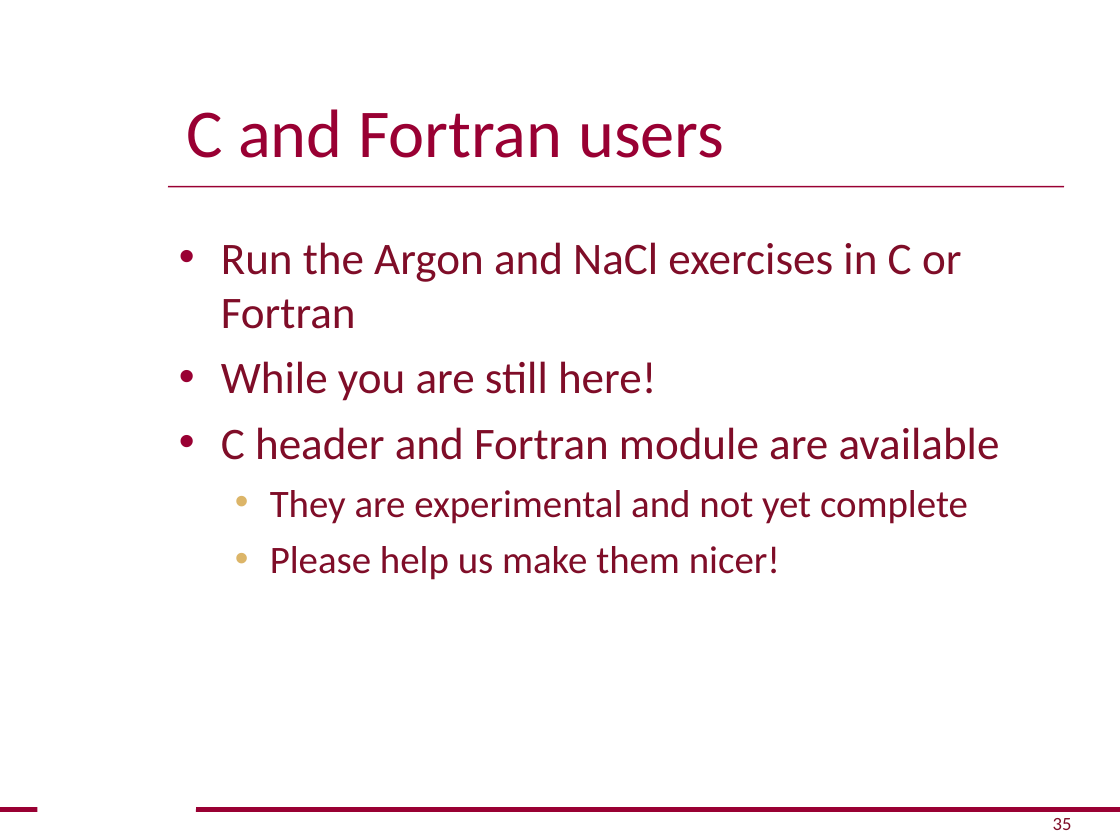
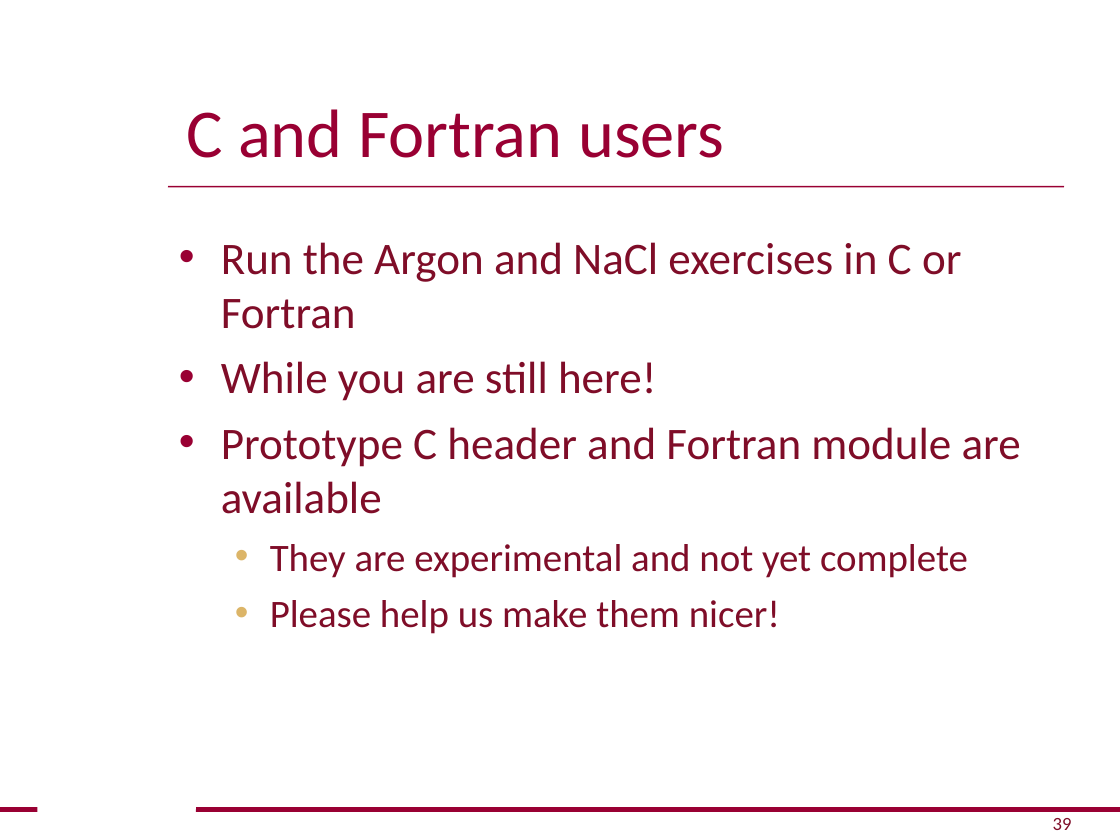
Before and after one commit to openmm/openmm, a slide deck: slide 39 of examples/HelloOpenMM.ppt (slide 35 before the commit). Drawn at 1120x840 pixels with LibreOffice and Linux fonts; fonts in the diff are those of the drawing; background and template pictures are left out. Boxes give left, top, right and bottom in pixels: in the first picture for what was removed or moved away, otherwise in the second. Text is boxed around its words. In the diff, an @@ line names an element or a change of style, - is before the commit and + after.

```diff
--- a/examples/HelloOpenMM.ppt
+++ b/examples/HelloOpenMM.ppt
@@ text at bbox=[221, 427, 1021, 514]: text changed @@
-• C header and Fortran module are available
+• Prototype C header and Fortran module are available
@@ page number at bbox=[1053, 818, 1072, 830]: text changed @@
-35
+39
```
Also in this commit, not shown: 8 other slides changed, 6 slides added, 2 slides removed.
